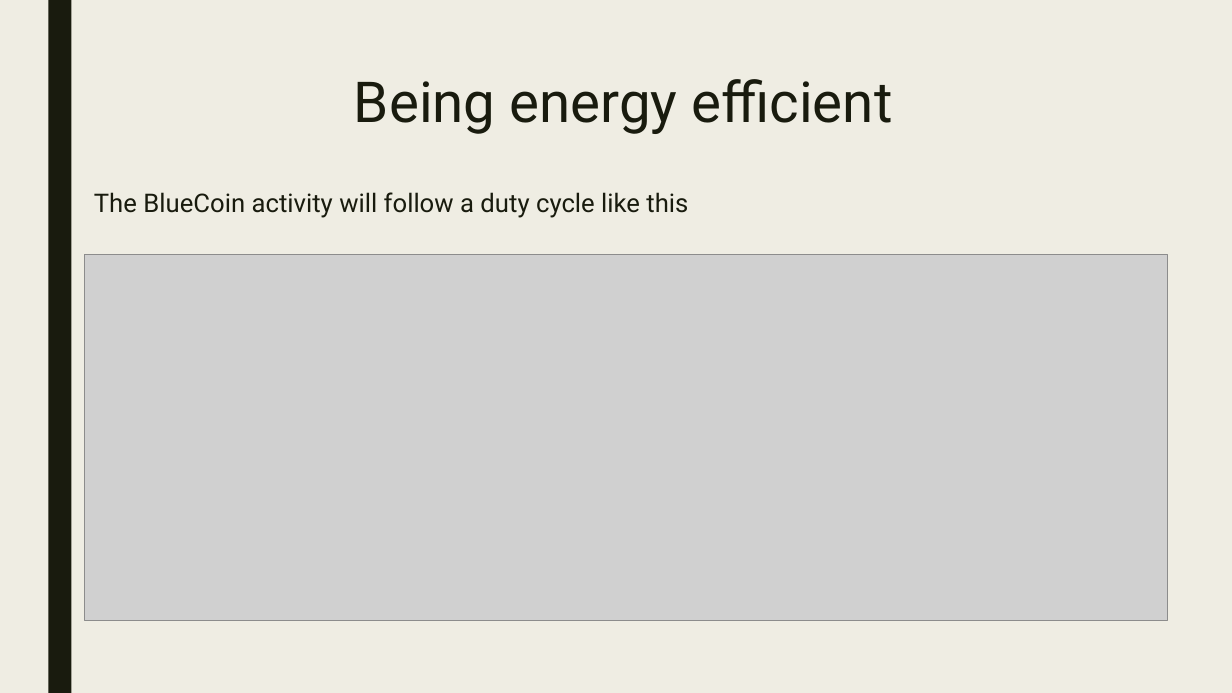
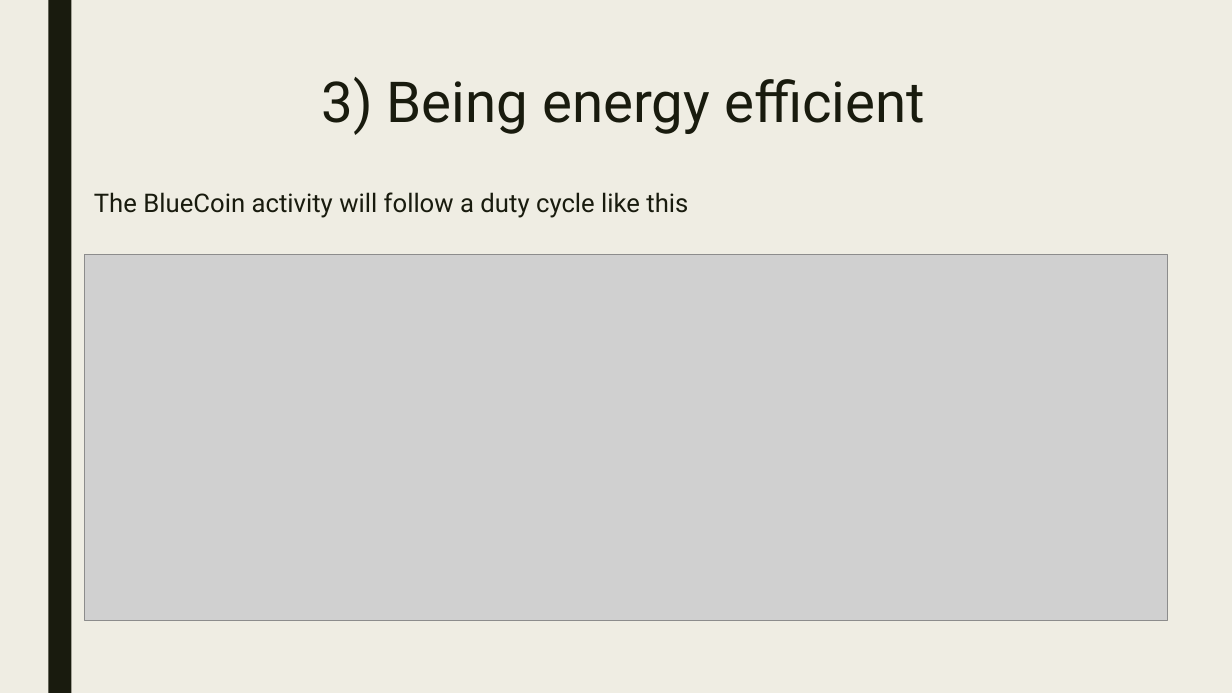
Before and after one commit to urzino/FanMonitoringBlueCoin, a slide deck: slide 8 of Pervasive_presentation_Milestone1_group8.pptx. Drawn at 1232x693 pixels with LibreOffice and Linux fonts; fonts in the diff are those of the drawing; grey boxes stand for pictures. Boxes give left, top, right and bottom in pixels: in the first picture for what was removed or moved away, otherwise in the second. Text is boxed around its words. In the diff, an @@ line names an element or a change of style, - is before the commit and + after.

```diff
--- a/Pervasive_presentation_Milestone1_group8.pptx
+++ b/Pervasive_presentation_Milestone1_group8.pptx
@@ title at bbox=[321, 77, 925, 135]: text changed @@
-Being energy efficient
+3) Being energy efficient
```
Also in this commit, not shown: 3 other slides changed.
